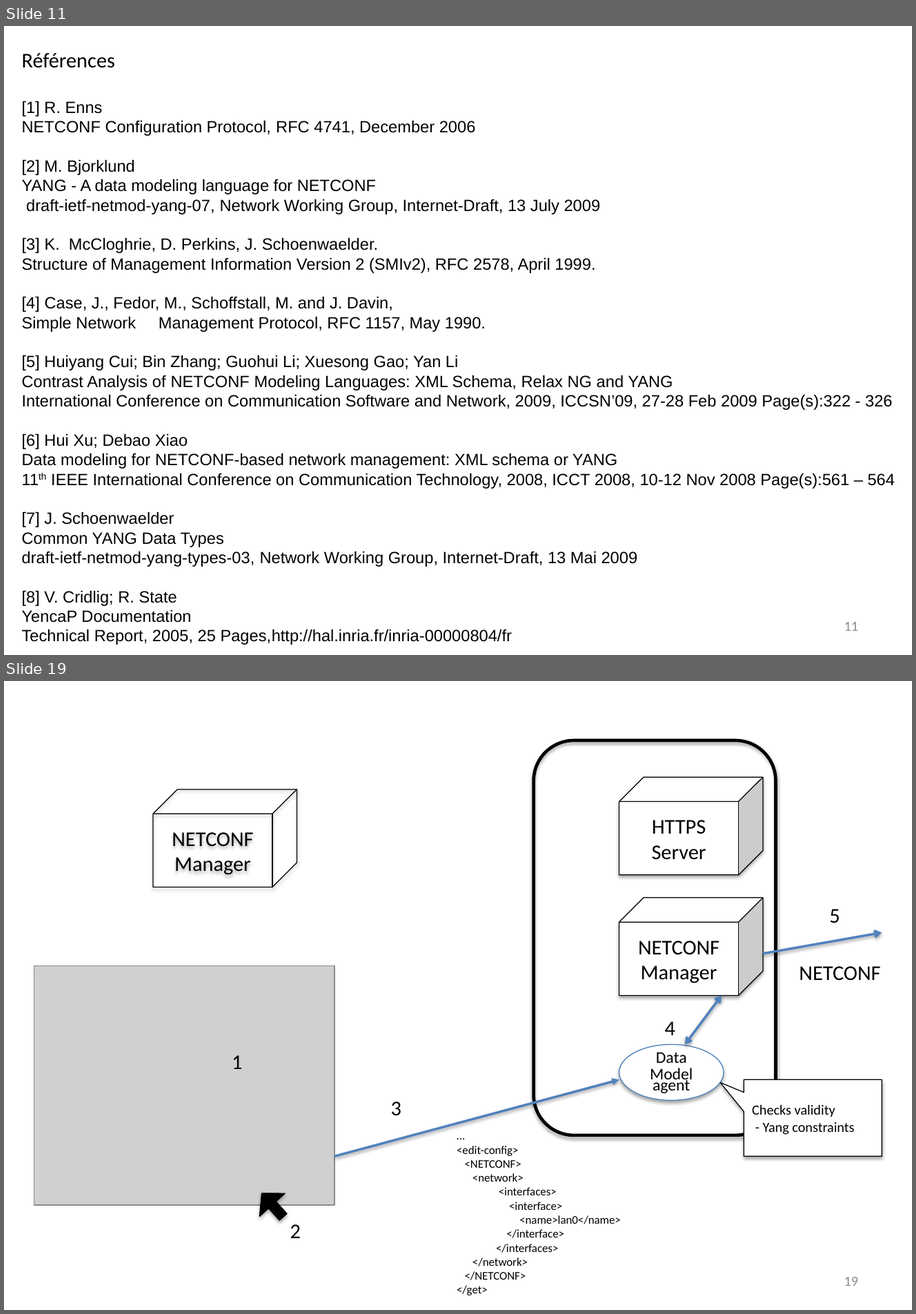
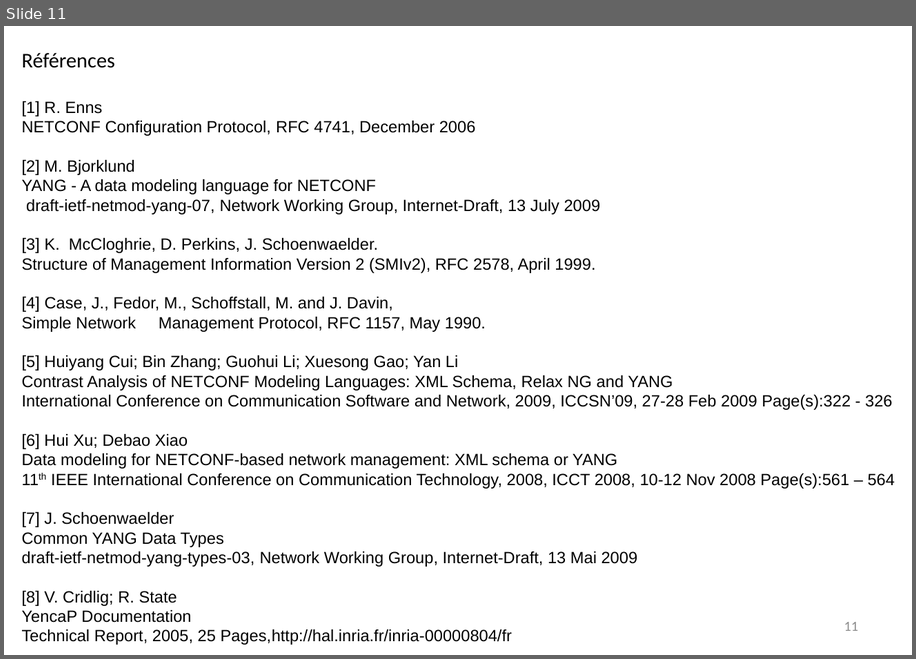
Before and after one commit to AaronNGray/jYang, a slide deck: yang-manager/reports/YangArchiCameraReady.pptx. Shown one above the other, each under a label of ours: slides 11 and 19 before the commit, slide 11 after it; the slides between them are not shown. The pictures are 916x1314 and 916x659 pixels, drawn with LibreOffice and Linux fonts; fonts in the diff are those of the drawing; grey boxes stand for pictures. Boxes give left, top, right and bottom in pixels: in the first picture for what was removed or moved away, otherwise in the second. Text is boxed around its words. In the diff, an @@ line names an element or a change of style, - is before the commit and + after.

```diff
--- a/yang-manager/reports/YangArchiCameraReady.pptx
+++ b/yang-manager/reports/YangArchiCameraReady.pptx
@@ slide 19 removed at (4, 681, 912, 1310), background #FFFFFF @@
@@ rounded rectangle removed at (534, 740, 776, 1136) @@
@@ cube removed at (619, 778, 764, 876) @@
-HTTPS
-Server
@@ cube removed at (153, 789, 297, 887) @@
-NETCONF
-Manager
@@ cube removed at (619, 898, 764, 996) @@
-NETCONF
-Manager
@@ text removed at (829, 909, 840, 923) @@
-5
@@ arrow removed from (764, 954) to (882, 933) @@
@@ picture removed at (34, 965, 335, 1205) @@
@@ text removed at (799, 966, 880, 980) @@
-NETCONF
@@ double arrow removed from (722, 996) to (685, 1044) @@
@@ text removed at (665, 1021, 675, 1035) @@
-4
@@ ellipse removed at (619, 1044, 724, 1101) @@
-Data Model
-agent
@@ text removed at (232, 1055, 242, 1069) @@
-1
@@ arrow removed from (335, 1156) to (619, 1079) @@
@@ speech box removed at (744, 1079, 882, 1156) @@
-Checks validity
-- Yang constraints
@@ text removed at (391, 1101, 401, 1116) @@
-3
@@ text removed at (457, 1145, 621, 1295) @@
-…
-<edit-config>
-<NETCONF>
-<network>
-<interfaces>
-<interface>
-<name>lan0</name>
-</interface>
-</interfaces>
-</network>
-</NETCONF>
-</get>
@@ left arrow removed at (249, 1182, 296, 1229) @@
@@ text removed at (290, 1224, 301, 1238) @@
-2
@@ page number removed at (844, 1276, 858, 1285) @@
-19
```
Also in this commit, not shown: 1 slide changed, 9 other slides removed, 1 other file.
